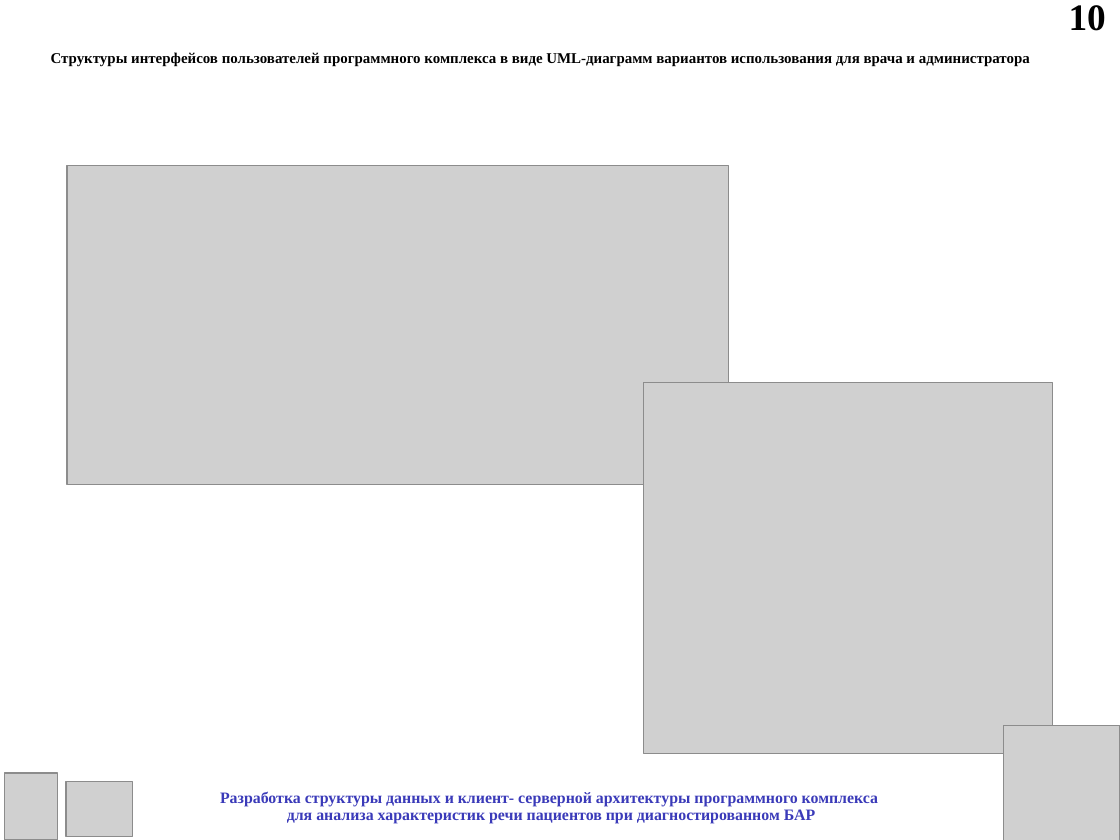
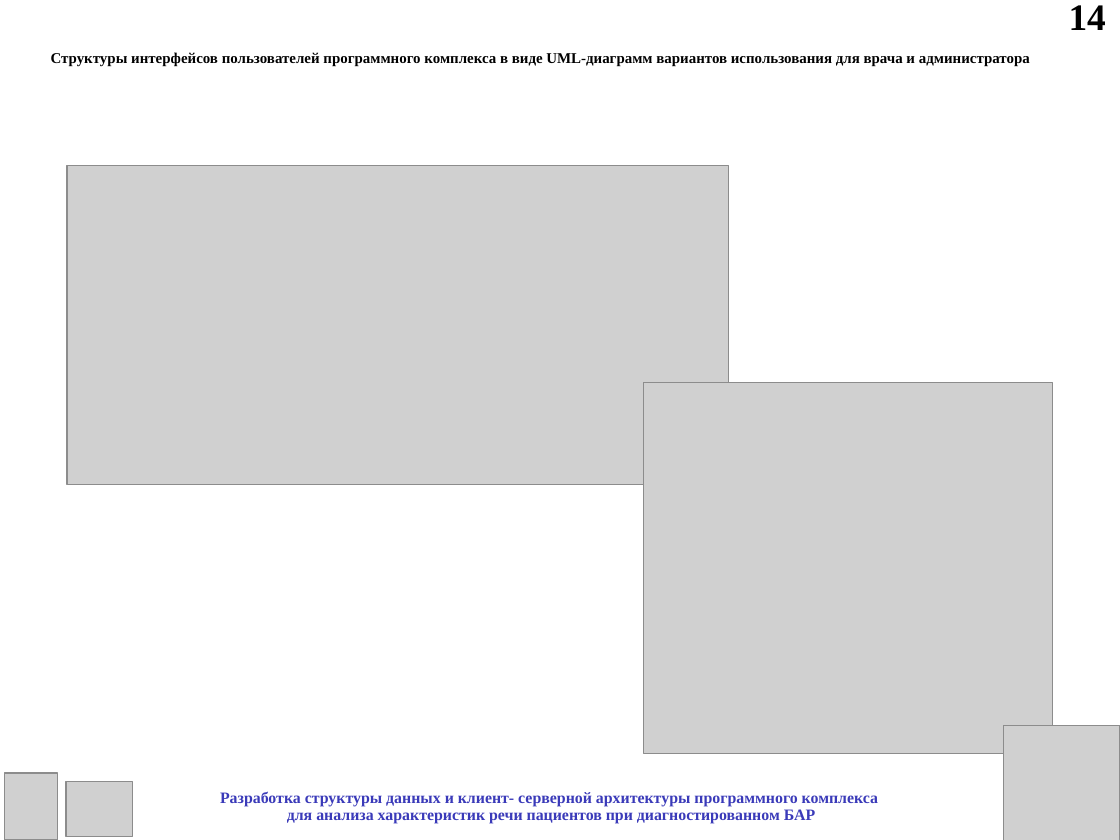
Before and after one commit to leysanSafina/BiomarkerAnalysis, a slide deck: slide 14 of Мониторинг биполярного расстройства/Практика/Сафина_практика_презентация.ppt (slide 10 before the commit). Drawn at 1120x840 pixels with LibreOffice and Linux fonts; fonts in the diff are those of the drawing; grey boxes stand for pictures. Boxes give left, top, right and bottom in pixels: in the first picture for what was removed or moved away, otherwise in the second. Text is boxed around its words. In the diff, an @@ line names an element or a change of style, - is before the commit and + after.

```diff
--- a/Мониторинг биполярного расстройства/Практика/Сафина_практика_презентация.ppt
+++ b/Мониторинг биполярного расстройства/Практика/Сафина_практика_презентация.ppt
@@ text at [1069, 5, 1106, 30]: text changed @@
-10
+14
```
Also in this commit, not shown: 12 other slides changed, 7 slides added, 8 other files.
